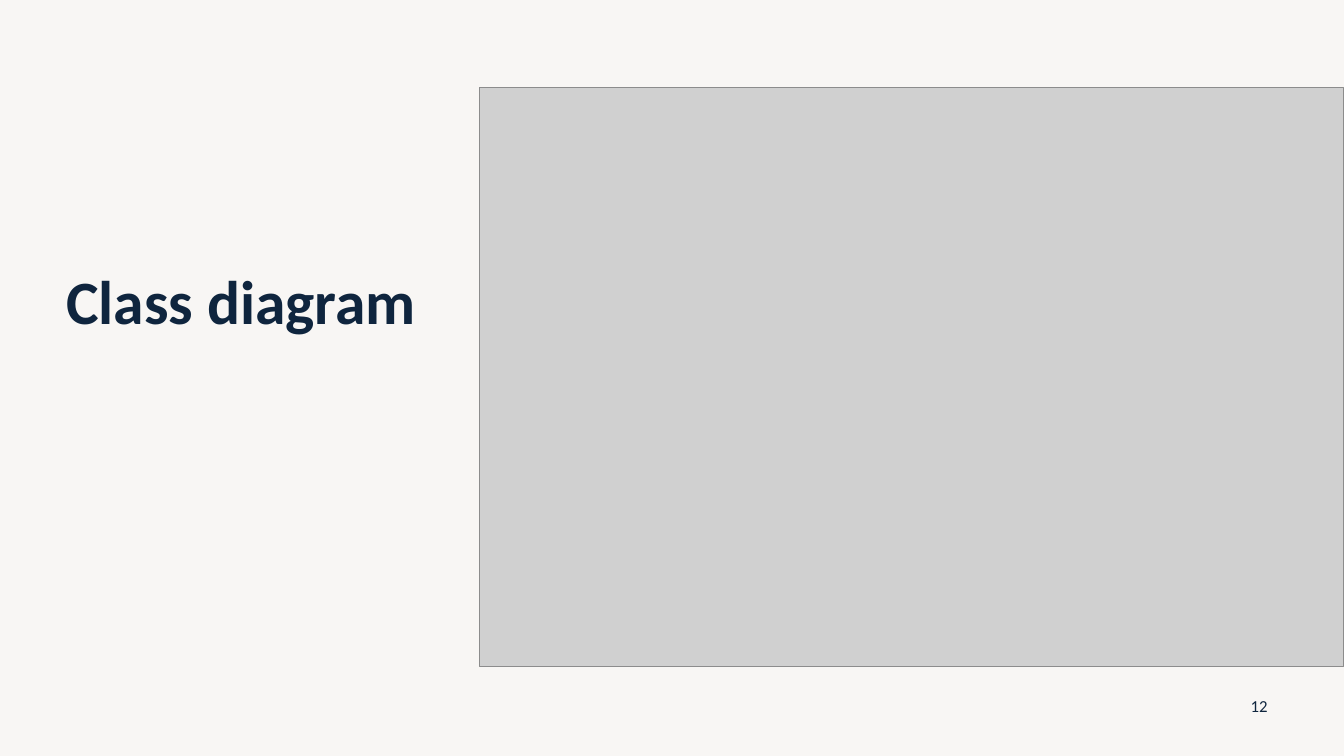
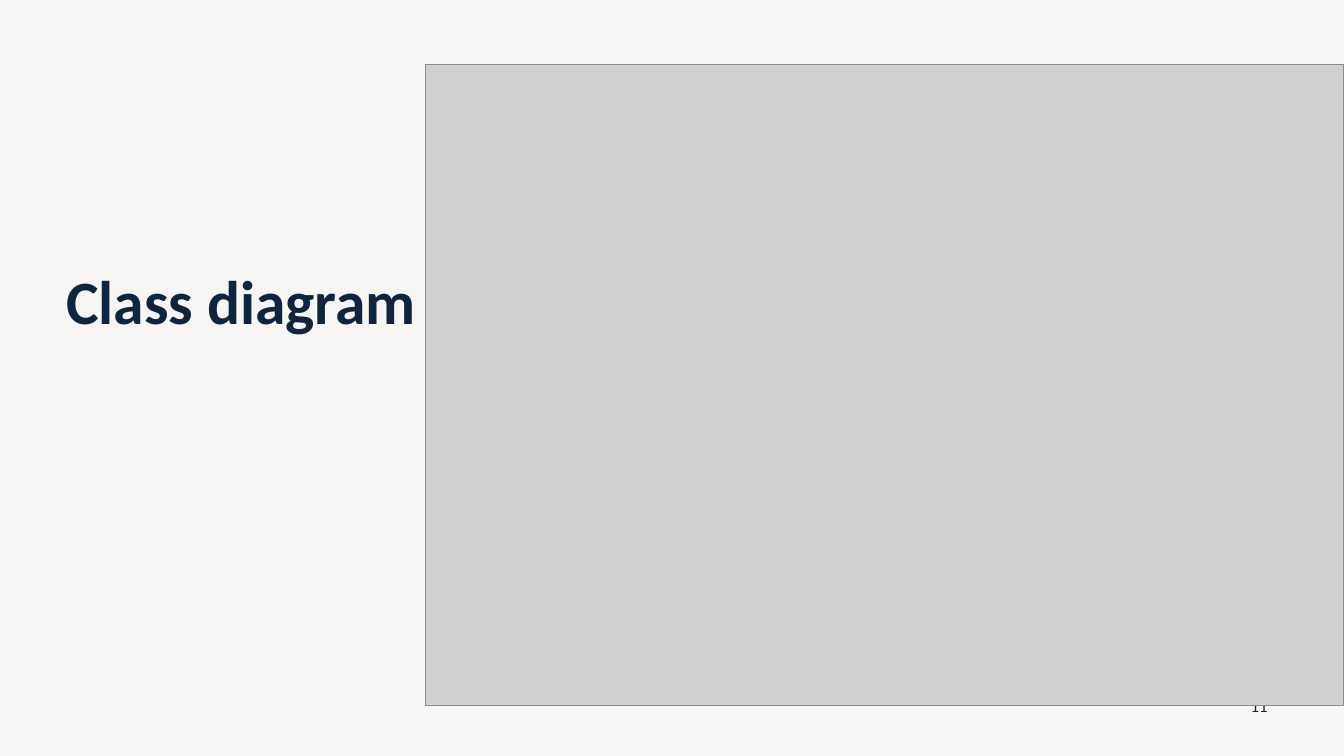
Before and after one commit to arnoldhere/Skill-Swap, a slide deck: slide 11 of doc/SkillSwap.pptx (slide 12 before the commit). Drawn at 1344x756 pixels with LibreOffice and Linux fonts; fonts in the diff are those of the drawing; grey boxes stand for pictures. Boxes give left, top, right and bottom in pixels: in the first picture for what was removed or moved away, otherwise in the second. Text is boxed around its words. In the diff, an @@ line names an element or a change of style, - is before the commit and + after.

```diff
--- a/doc/SkillSwap.pptx
+++ b/doc/SkillSwap.pptx
@@ picture: place and size @@
-picture at (480,88,1344,667)
+picture at (425,65,1344,706)
@@ page number at (1251,705,1268,712): text changed @@
-12
+11
```
Also in this commit, not shown: 6 other slides changed, 1 slide removed, 2 other files.
